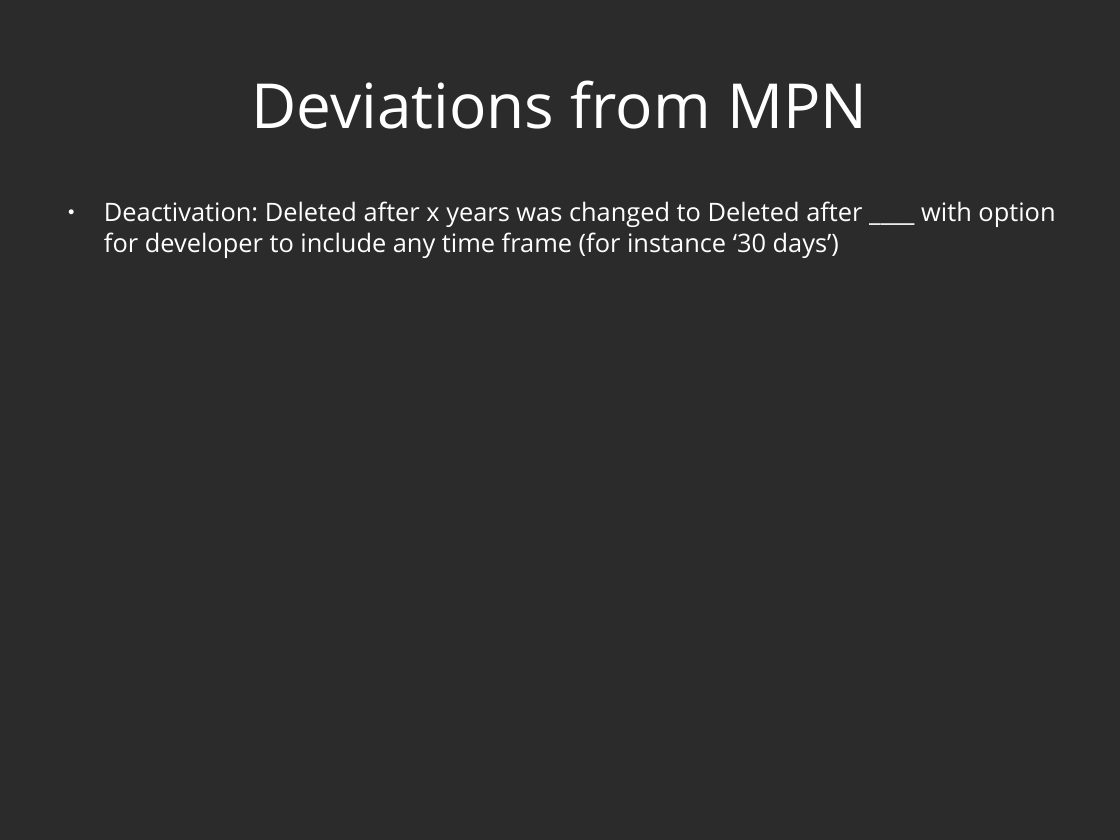
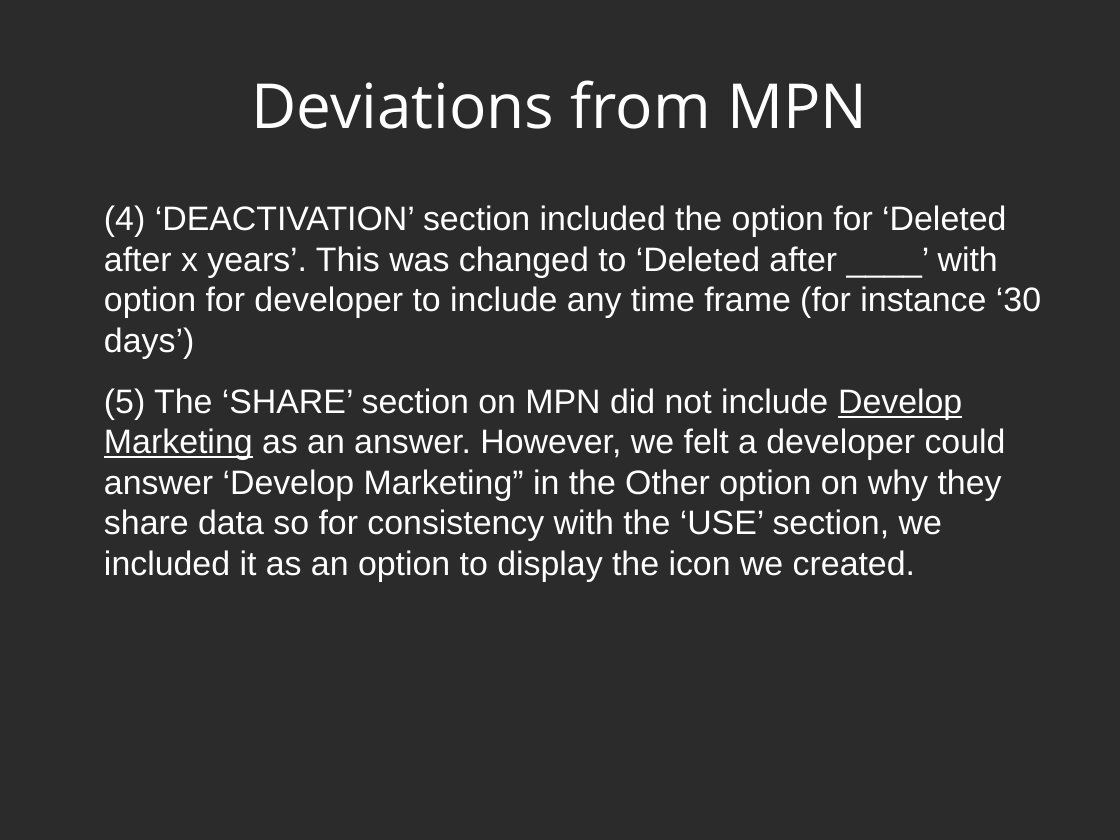
Before and after one commit to privacymaverick/mpn-generator, a slide deck: slide 9 of slidedeck.odp. Drawn at 1120x840 pixels with LibreOffice and Linux fonts; fonts in the diff are those of the drawing; background and template pictures are left out; a plain dark background stands for a picture behind light text. Boxes give left, top, right and bottom in pixels: in the first picture for what was removed or moved away, otherwise in the second. Text is boxed around its words. In the diff, an @@ line names an element or a change of style, - is before the commit and + after.

```diff
--- a/slidedeck.odp
+++ b/slidedeck.odp
@@ text at bbox=[104, 205, 1041, 582]: text changed; size 18 to 24 pt; font Open Sans to Arial @@
-● Deactivation: Deleted after x years was changed to Deleted after ____ with option for developer to include any time frame (for instance ‘30 days’)
+(4) ‘DEACTIVATION’ section included the option for ‘Deleted after x years’. This was changed to ‘Deleted after ____’ with option for developer to include any time frame (for instance ‘30 days’)
+(5) The ‘SHARE’ section on MPN did not include Develop Marketing as an answer. However, we felt a developer could answer ‘Develop Marketing” in the Other option on why they share data so for consistency with the ‘USE’ section, we included it as an option to display the icon we created.
```
Also in this commit, not shown: 8 other slides changed, 3 other files.
